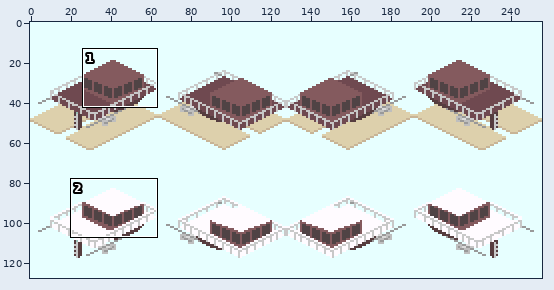
Sprite sheet -- making_file/station_bottom.png. Above, an overview of the earlier version with the close-up marked.
Close-up. Before the commit:
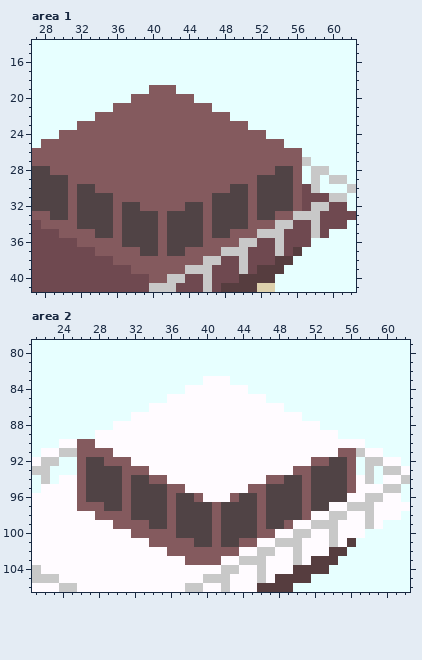
The file is 256x128 pixels. Shown: area 1: x 27..62, y 14..41; area 2: x 21..62, y 79..106.
The same view after the edit:
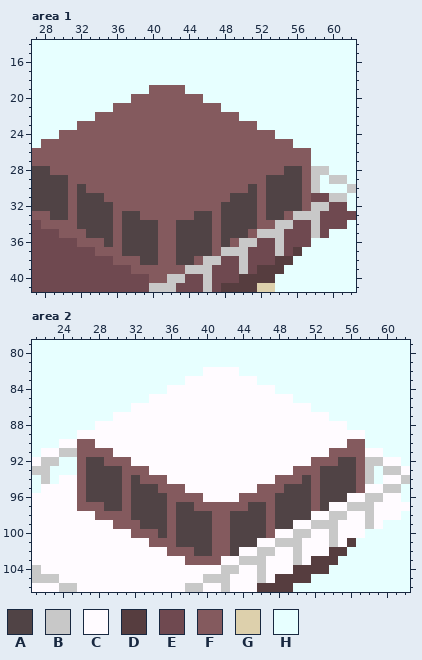
Palette (. is transparent): A #504345  B #c8c8c8  C #fffbff  D #563d3f  E #6f4950  F #845a5e  G #ddd0ac  H #e7ffff
What changed:
Area 1:
Colour F becomes colour A in rows 28 to 29 at x 56; in rows 30 to 32 at x 51 and 56; in row 33 at x 46, 51 and 54; in row 34 at x 46 and 51; in row 35 at x 33, 46 and 49 to 50; in row 36 at x 35, 46 and 48.
Colour F becomes colour A in row 37 at x 37 to 38 and 44 to 46; in row 38 at x 39 to 40 and 43 to 44.
Colour A becomes colour F in row 28 at x 54; in row 29 at x 52; in row 30 at x 33, 49 to 50 and 52; in row 31 at x 35, 47 to 48 and 52; in row 32 at x 37 to 38, 44 to 45, 47 and 52; in row 33 at x 39 to 40, 42 to 44, 47 and 52.
Colour A becomes colour F in rows 34 to 35 at x 42 and 47; in rows 36 to 37 at x 42.
Colour B becomes colour F in row 27 at x 57.
Colour E becomes colour F in rows 30 to 32 at x 57.
Colour H becomes colour F in row 19 at x 43; in row 20 at x 45; in row 21 at x 47; in row 22 at x 49; in row 23 at x 51; in row 24 at x 53.
Colour H becomes colour F in row 25 at x 55; in row 26 at x 57; in rows 28 to 29 at x 57.
Area 2:
Colour F becomes colour A in rows 92 to 93 at x 56; in rows 94 to 95 at x 51 and 56; in row 96 at x 51; in rows 97 to 98 at x 46 and 51; in row 99 at x 33, 46 and 49; in row 100 at x 35 and 46.
Colour F becomes colour A in row 101 at x 37 to 38 and 44 to 45; in row 102 at x 39 to 40 and 43.
Colour F becomes colour C in row 94 at x 47; in row 95 at x 45; in row 96 at x 43.
Colour H becomes colour C in row 82 at x 40 to 43; in row 83 at x 38 to 39 and 43 to 45; in row 84 at x 36 to 37 and 45 to 47; in row 85 at x 34 to 35 and 47 to 49; in row 86 at x 32 to 33 and 49 to 51; in row 87 at x 30 to 31 and 51 to 53.
Colour H becomes colour C in row 88 at x 28 to 29 and 53 to 55; in row 89 at x 26 to 27 and 55 to 57.
Colour A becomes colour F in row 92 at x 54; in row 93 at x 52; in row 94 at x 33, 49 to 50 and 52; in row 95 at x 35, 47 to 48 and 52; in row 96 at x 37 to 38, 44 to 45, 47 and 52; in row 97 at x 39 to 40, 42 to 44, 47 and 52.
Colour A becomes colour F in rows 98 to 99 at x 42 and 47; in rows 100 to 101 at x 42.
Colour B becomes colour F in row 91 at x 57.
Colour C becomes colour F in row 90 at x 56 to 57; in row 91 at x 54; in rows 94 to 95 at x 57.
Colour H becomes colour F in rows 92 to 93 at x 57.
Changed places in both close-ups, as pixel boxes (x1, y1, x2, y2):
changed: (86, 85, 311, 265)
changed: (77, 367, 365, 556)
